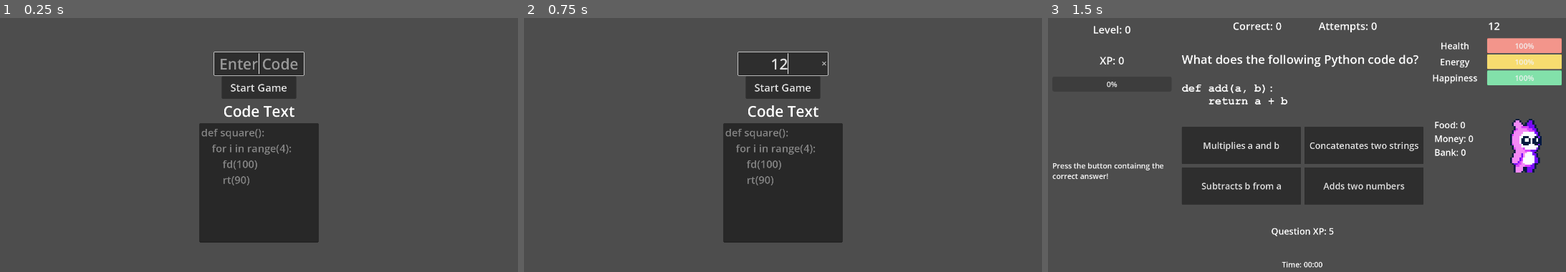
Above: before the commit, frames 1-3 (left to right).
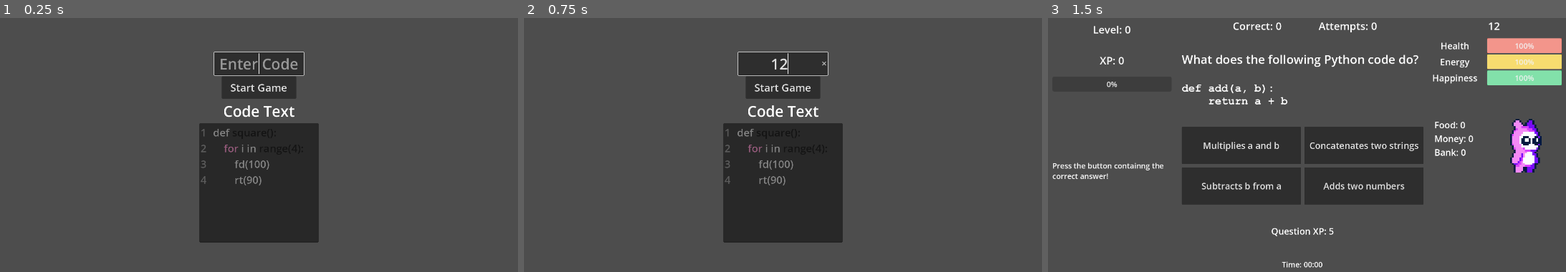
Above: after the commit, the same moments.

Repository: jweimerjr46/update-stats
Game: Godot game, scene res://main_menu.tscn
Same seed, same stepped clock (60 frames per second), same inputs: the game is played once before the commit and once after it.
Inputs (mouse positions are in pixels of both pictures, inside the frame that each line leads up to):
- Up to frame 1 (0.25 s): no input
- Up to frame 2 (0.75 s): click (783, 63) at 0.52 s; type "12" at 0.6 s
- Up to frame 3 (1.5 s): click "Start Game" at 1.25 s

The runs differ from the first frame. In frame 1, 0.7% of the frame differs, in the area x 38-57%, y 43-66%; in frame 2, 0.7%; in frame 3, nothing differs.

Commit message:
got syntax highlighting and line numbers

Diff:
--- a/MainMenu.gd
+++ b/MainMenu.gd
@@ -2,10 +2,15 @@
 
 @onready var game_code = $VBoxContainer/GameCode
 @onready var code_label = $VBoxContainer/Codelabel
+@onready var syntax_label = $VBoxContainer/CodeEdit
+
 
 # Called when the node enters the scene tree for the first time.
 func _ready():
+	syntax_label.gutters_draw_line_numbers = true
 	game_code.grab_focus()
+	for keyword in ["for"]:
+		syntax_label.syntax_highlighter.add_keyword_color(keyword, Color("#ff8ccc"))
 
 
 
--- a/main_menu.tscn
+++ b/main_menu.tscn
@@ -1,6 +1,8 @@
-[gd_scene load_steps=2 format=3 uid="uid://dojmx0jr7in00"]
+[gd_scene load_steps=3 format=3 uid="uid://dojmx0jr7in00"]
 
 [ext_resource type="Script" path="res://MainMenu.gd" id="1_y00vl"]
+
+[sub_resource type="CodeHighlighter" id="CodeHighlighter_bebh7"]
 
 [node name="Control" type="Control"]
 layout_mode = 3
@@ -62,5 +64,9 @@
 		fd(100)
 		rt(90)"
 editable = false
+selecting_enabled = false
+middle_mouse_paste_enabled = false
+syntax_highlighter = SubResource("CodeHighlighter_bebh7")
+highlight_all_occurrences = true
 
 [connection signal="pressed" from="VBoxContainer/StartButton" to="." method="_on_start_button_pressed"]
